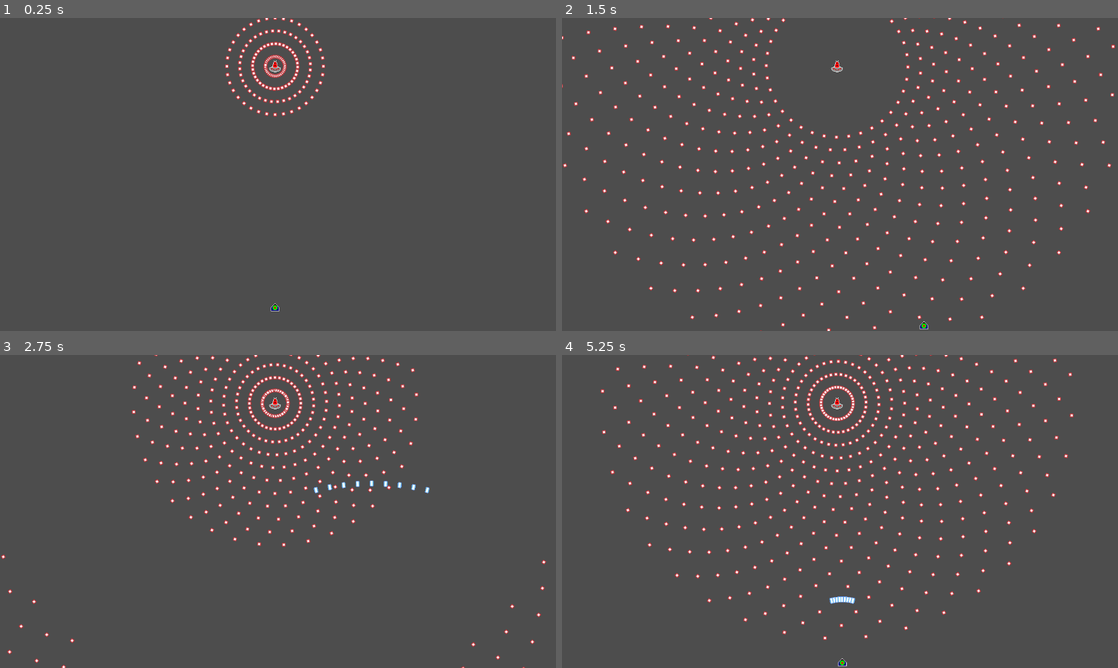
Above: before the commit, frames 1-4 (two rows, left to right).
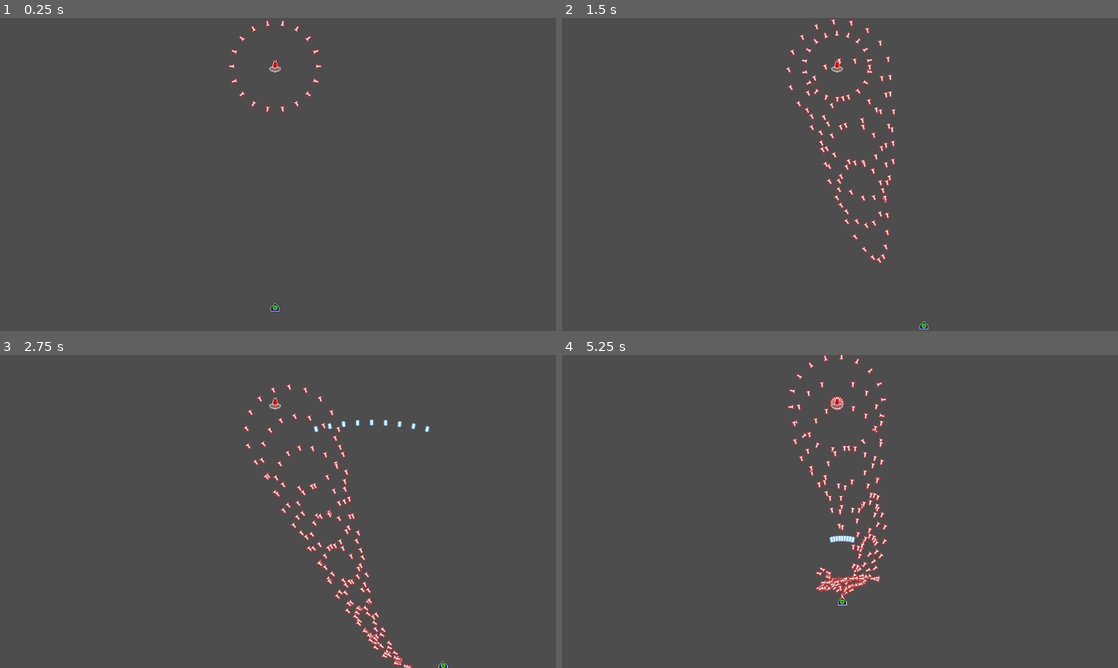
Above: after the commit, the same moments.

Repository: VSocks/bullet-hell-game
Game: Godot game, scene res://scenes/main.tscn
The game is run twice, just before and just after one commit, with the same random seed, the same clock (stepped at 60 frames per second) and the same inputs.
Inputs:
- Up to frame 1 (0.25 s): no input
- Up to frame 2 (1.5 s): hold Right (move_right) 0.53-1.28 s; tap Z (shoot) at 0.6 s; hold Down (move_down) from 1.28 s (still down); tap Shift (focus) at 1.35 s
- Up to frame 3 (2.75 s): tap Z (shoot) at 1.55, 2.1 s; release Down (move_down) at 2.03 s; hold Right (move_right) from 2.03 s (still down)
- Up to frame 4 (5.25 s): release Right (move_right) at 2.78 s; hold Up (move_up) 2.78-3.53 s; tap Z (shoot) at 2.85, 3.8, 4.35, 5.1 s; hold Left (move_left) 3.53-5.03 s; tap Shift (focus) at 3.6 s; hold Down (move_down) from 5.03 s (still down)

The runs differ from the first frame. In frame 1, 1.3% of the frame differs, in the area x 40-59%, y 0-32%; in frame 2, 4.7%; in frame 3, 4.7%; in frame 4, 5.9%, in the area x 6-92%, y 0-100%.

Commit message:
código de bullet inimigo melhor, código de ataque inimigo adaptado de acordo. alguns testes com balas de homing, mas resultados até agora não muito bons.

Diff:
--- a/scenes/level.tscn
+++ b/scenes/level.tscn
@@ -48,3 +48,4 @@
 [node name="BGM" type="AudioStreamPlayer" parent="."]
 stream = ExtResource("4_mx8sn")
 autoplay = true
+parameters/looping = true
--- a/scripts/boss.gd
+++ b/scripts/boss.gd
@@ -5,7 +5,7 @@
 var health : int
 
 @onready var spiral_attack = $AttackPatterns/SpiralAttack
-@onready var new_attack = $AttackPatterns/NewAttack
+#@onready var new_attack = $AttackPatterns/NewAttack
 @onready var current_attack = spiral_attack  # Start with spiral
 
 
@@ -31,11 +31,11 @@
 func check_phase_change():
 	var health_percent = float(health) / max_health
 
-	if health_percent < 0.25 and current_attack == spiral_attack:
-		switch_attack(new_attack)
-	elif health_percent < 0.5:
-		# You can add more patterns here later
-		pass
+#	if health_percent < 0.25 and current_attack == spiral_attack:
+#		switch_attack(new_attack)
+#	elif health_percent < 0.5:
+#		# You can add more patterns here later
+#		pass
 
 
 func switch_attack(new_pattern):
--- a/scripts/boss_attack_spiral.gd
+++ b/scripts/boss_attack_spiral.gd
@@ -1,21 +1,32 @@
 extends Node2D
 
-# Burst firing parameters
 var is_attacking : bool = false
 var burst_count : int = 0
-var max_burst_shots : int = 18
-var shot_interval : float = 0.05
+var max_burst_shots : int = 9
+var shot_interval : float = 0.25
 var cooldown : float = 1
 var total_cycle_time : float = (max_burst_shots * shot_interval) + cooldown + 0.1
 
-# Spiral parameters
-var bullet_count : int = 36
+var bullet_count : int = 18
 var angle : float = 0.0
 var angle_increment : float = 20
+
+var bullets
 
 
 @onready var shot_timer = $ShotTimer
 @onready var cycle_timer = $CycleTimer
+@onready var player = get_parent().get_parent().get_parent().get_node("Player")
+
+
+func _process(_delta):
+	bullets = get_tree().get_nodes_in_group("enemy_bullets")
+	for bullet in bullets:
+		bullet.speed -= 20
+		if bullet.speed <= 20:
+			bullet.speed = 500
+			bullet.direction = Vector2(player.position.x - bullet.position.x, player.position.y - bullet.position.y).normalized()
+			bullet.rotation = bullet.direction.angle() + PI /2
 
 func start_attack():
 	is_attacking = true
@@ -33,24 +44,21 @@
 func start_cycle():
 	if is_attacking:
 		burst_count = 0
+		angle = 0
 		shot_timer.wait_time = shot_interval
 		shot_timer.start()
-		shoot()  # First shot
+		shoot()
 		cycle_timer.wait_time = total_cycle_time
-		cycle_timer.start()  # Start the full cycle timer
+		cycle_timer.start()
 
 
 func shoot():
 	for i in range(bullet_count):
 		var bullet_angle = angle + (TAU / bullet_count) * i
 		var direction = Vector2(cos(bullet_angle), sin(bullet_angle))
-
-		# Get bullet from the global pool
+		var speed = 500
 		var bullet = BulletPool.get_bullet()
-		bullet.position = global_position
-		bullet.direction = direction
-		bullet.rotation = direction.angle() + PI / 2
-		bullet.speed = 400
+		bullet.initialize(global_position, direction, speed, direction.angle())
 
 	angle += angle_increment
 	burst_count += 1
@@ -59,9 +67,9 @@
 func _on_shot_timer_timeout():
 	if is_attacking and burst_count < max_burst_shots:
 		shoot()
-		shot_timer.start()  # Continue burst
+		shot_timer.start()
 
 
 func _on_cycle_timer_timeout():
 	if is_attacking:
-		start_cycle()  # Start next cycle
+		start_cycle()
--- a/scripts/bullet_pool.gd
+++ b/scripts/bullet_pool.gd
@@ -1,7 +1,7 @@
 extends Node
 
-var bullet_scene : PackedScene = preload("res://scenes/enemy_bullet_square.tscn")
-var pool_size : int = 0
+var bullet_scene : PackedScene = preload("res://scenes/enemy_bullet_missile.tscn")
+var pool_size : int = 500
 var available_bullets : Array = []
 var expansion : int = 0
 
@@ -19,7 +19,7 @@
 func return_bullet(bullet: Area2D) -> void:
 	bullet.visible = false
 	bullet.process_mode = Node.PROCESS_MODE_DISABLED
-	bullet.position = Vector2(-1000, -1000)  # Move off-screen
+	bullet.position = Vector2(-1000, -1000)
 	available_bullets.append(bullet)
 	#print("Bullet returned to pool!")
 
@@ -36,5 +36,4 @@
 		#print("Bullet pulled from pool!")
 	bullet.visible = true
 	bullet.process_mode = Node.PROCESS_MODE_INHERIT
-	bullet.play_sound()
 	return bullet
--- a/scripts/enemy_bullet_basic.gd
+++ b/scripts/enemy_bullet_basic.gd
@@ -8,25 +8,29 @@
 
 
 func _ready():
-	rotation = direction.angle() + PI / 2
-	borderx = 1000
-	bordery = 1000
-	play_sound()
+	add_to_group("enemy_bullets")
 
 
 func _process(delta):
 	position += direction * speed * delta
 
 
-func play_sound():
+func initialize(_position, _direction, _speed, _angle):
+	add_to_group("enemy_bullets")
+	position = _position
+	direction = _direction
+	speed = _speed
+	rotation = _angle + PI /2
 	$BulletSound.play()
 
 
 func _on_body_entered(hitbox):
 	if hitbox is Player:
 		hitbox.take_damage()
+	remove_from_group("enemy_bullets")
 	BulletPool.return_bullet(self)
 
 
 func _on_screen_exited():
+	remove_from_group("enemy_bullets")
 	BulletPool.return_bullet(self)
